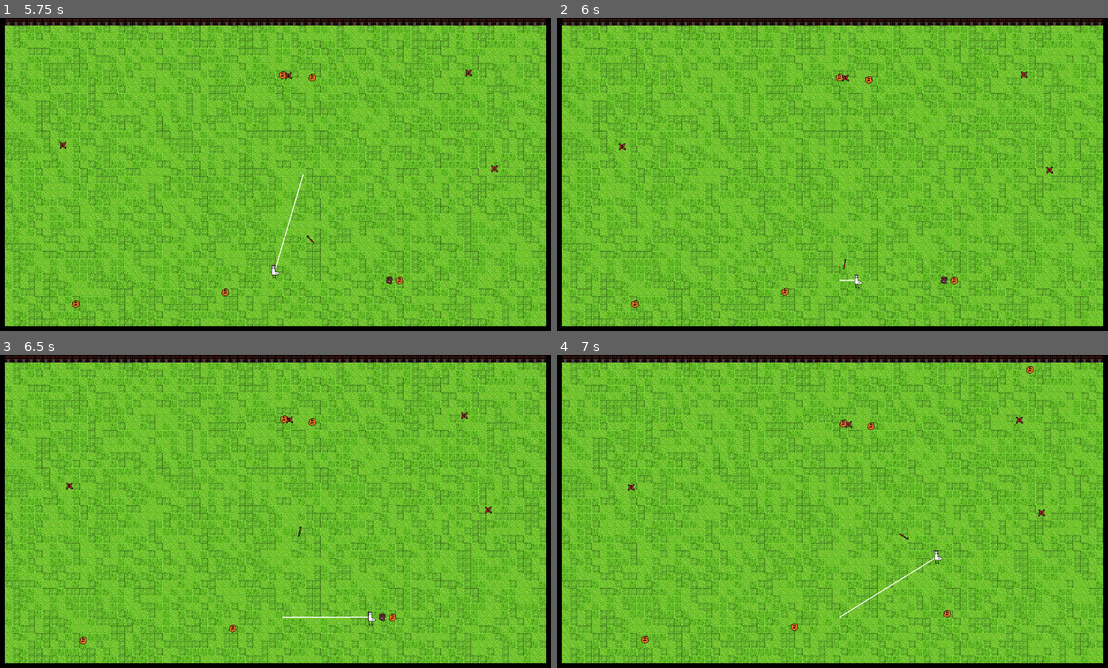
Above: before the commit, frames 1-4 (two rows, left to right).
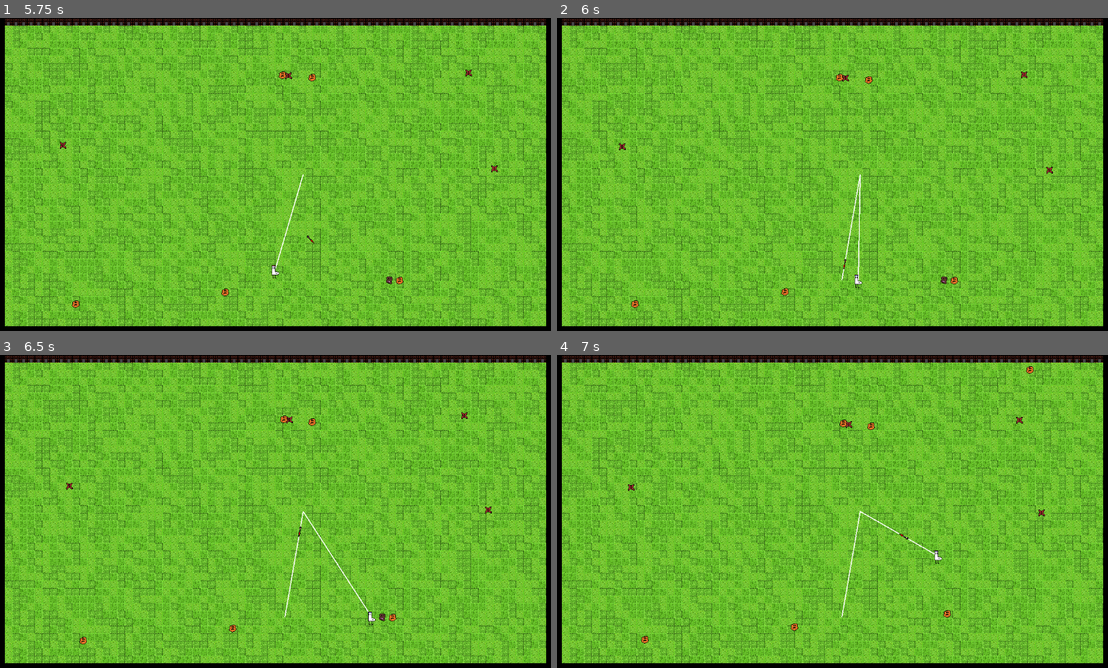
Above: after the commit, the same moments.

Repository: merlinseela/draw-a-path
Game: Godot game, scene res://main.tscn
Two runs of this game, one before a commit and one after it. Both use one fixed random seed, a clock stepped at 60 frames per second and the inputs below.
Inputs (mouse positions are in pixels of both pictures, inside the frame that each line leads up to):
- Up to frame 1 (5.75 s): move the mouse to (396, 158) at 0.52 s; hold D (move_right) 0.53-1.28 s; click (396, 158) at 0.6 s; move the mouse to (165, 190) at 1.27 s; hold S (move_down) 1.28-2.03 s; right-click (165, 190) at 1.35 s; move the mouse to (330, 105) at 2.02 s; hold D (move_right) 2.03-2.78 s; click (330, 105) at 2.1 s; move the mouse to (247, 237) at 2.77 s; hold W (move_up) 2.78-3.53 s; right-click (247, 237) at 2.85 s; move the mouse to (440, 221) at 3.52 s; hold A (move_left) 3.53-5.03 s; click (440, 221) at 3.6 s; move the mouse to (110, 127) at 4.27 s; right-click (110, 127) at 4.35 s; move the mouse to (303, 174) at 5.02 s; hold S (move_down) from 5.03 s (still down); click (303, 174) at 5.1 s
- Up to frame 2 (6 s): move the mouse to (749, 96) at 5.77 s; release S (move_down) at 5.78 s; hold D (move_right) from 5.78 s (still down); right-click (749, 96) at 5.85 s
- Up to frame 3 (6.5 s): keep holding D (move_right)
- Up to frame 4 (7 s): move the mouse to (953, 495) at 6.52 s; release D (move_right) at 6.53 s; hold W (move_up) from 6.53 s (still down); click (953, 495) at 6.6 s

Frame 1 is identical in both runs. In frame 2, 0.2% of the frame differs, in the area x 51-56%, y 50-84%; in frame 3, 0.2%, in the area x 51-68%, y 50-84%; in frame 4, 0.2%.

Commit message:
wip commit by BARInteractive

Diff:
--- a/scenes/player/Path2D.gd
+++ b/scenes/player/Path2D.gd
@@ -93,10 +93,17 @@
 					tracker_state = states.IDLE
 
 		states.PATHING:
+
 			if curve.get_point_position(tracker_points) != player_node.position:
 				curve.remove_point(tracker_points)
 				curve.add_point(player_node.position, Vector2(0,0), Vector2(0,0), tracker_points)
-				path_draw.points[tracker_points -1] = player_node.position
+
+				if arrow_path_points.size() == tracker_points:
+					arrow_path_points.append(player_node.position)
+					path_draw.points = arrow_path_points
+				else:
+					arrow_path_points[tracker_points] = player_node.position
+					path_draw.points = arrow_path_points
 
 			$PathFollow2D.progress += SPEED * delta
 
@@ -106,6 +113,7 @@
 				tracker_state = states.BACK
 
 		states.BACK:
+			path_draw.points = []
 			if curve.get_point_position(0) == Vector2(0,0):
 				curve.add_point(arrow_node.global_position)
 
